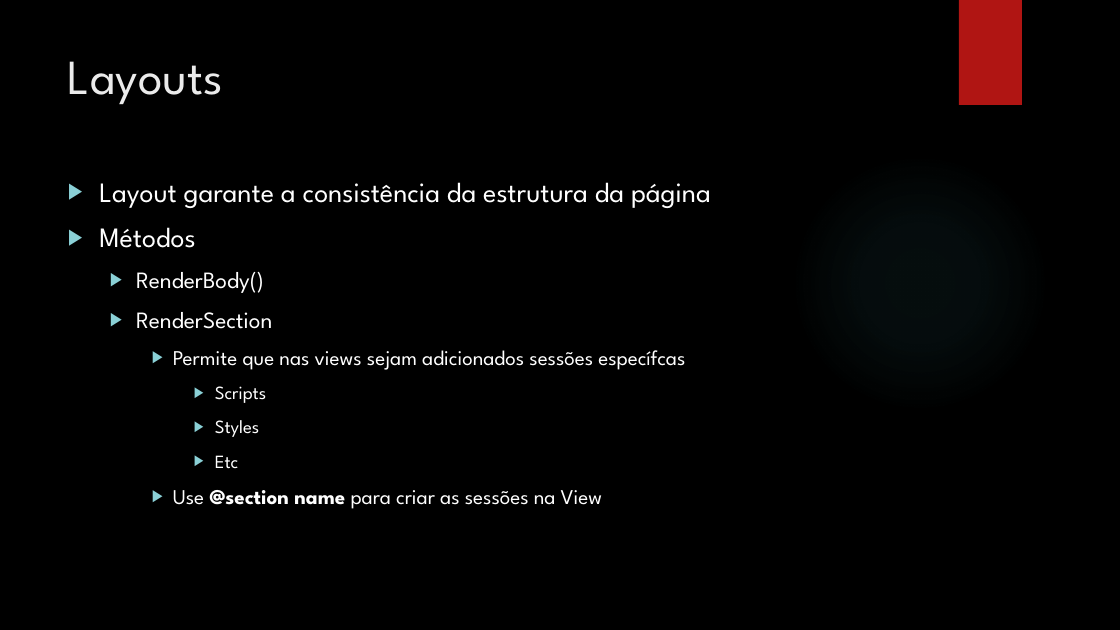
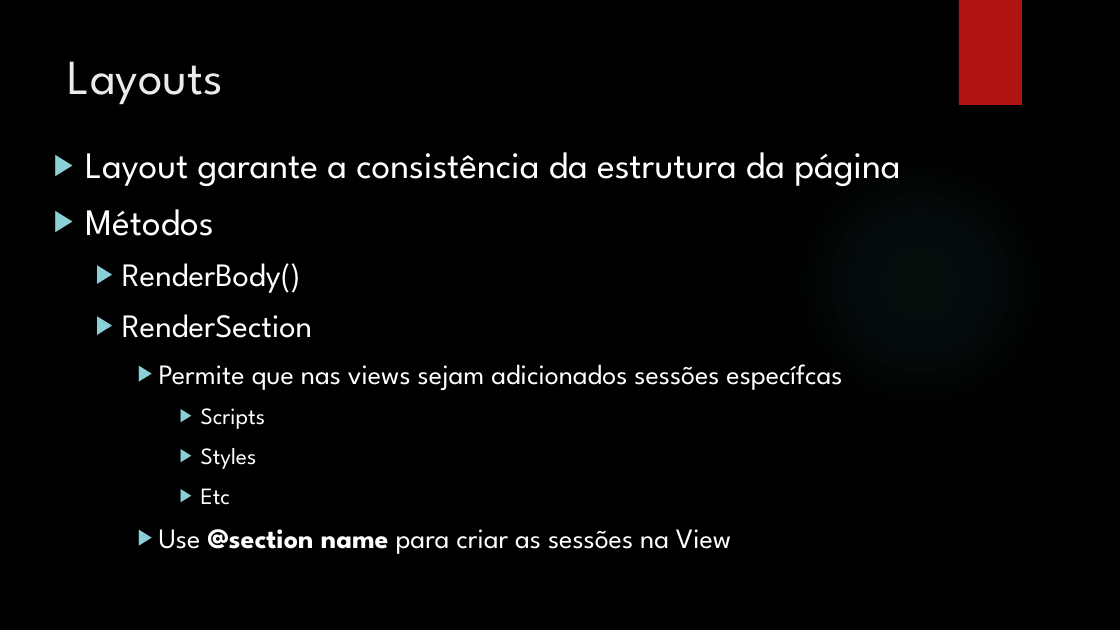
Before and after one commit to leolana/AspnetMvcLab, a slide deck: slide 17 of Presentation/AspNetMvc.pptx (slide 15 before the commit). Drawn at 1120x630 pixels with LibreOffice and Linux fonts; fonts in the diff are those of the drawing; background and template pictures are left out. Boxes give left, top, right and bottom in pixels: in the first picture for what was removed or moved away, otherwise in the second. Text is boxed around its words. In the diff, an @@ line names an element or a change of style, - is before the commit and + after.

```diff
--- a/Presentation/AspNetMvc.pptx
+++ b/Presentation/AspNetMvc.pptx
@@ text "Layout garante a consistência da ...": place and size @@
-text "Layout garante a consistência da ..." at (99,182,711,509)
+text "Layout garante a consistência da ..." at (85,152,900,554)
@@ text "Layout garante a consistência da ..." at (85,152,900,554): size 24 to 32 pt in "Layout garante a consistência da estrutura da ...", "Métodos"; size 20 to 28 pt in "RenderBody()", "RenderSection"; size 18 to 24 pt in "Permite que nas views sejam adicionados sessões ...", "Use @section name para criar as sessões ..."; size 16 to 20 pt in "Scripts", "Styles", "Etc" @@
```
Also in this commit, not shown: 16 other slides changed, 4 slides added, 1 slide removed.
